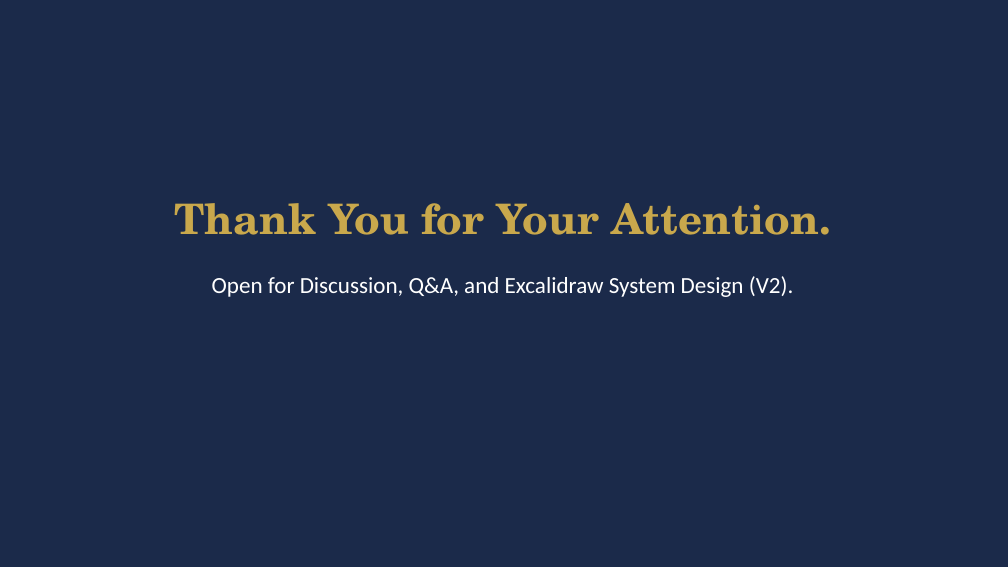
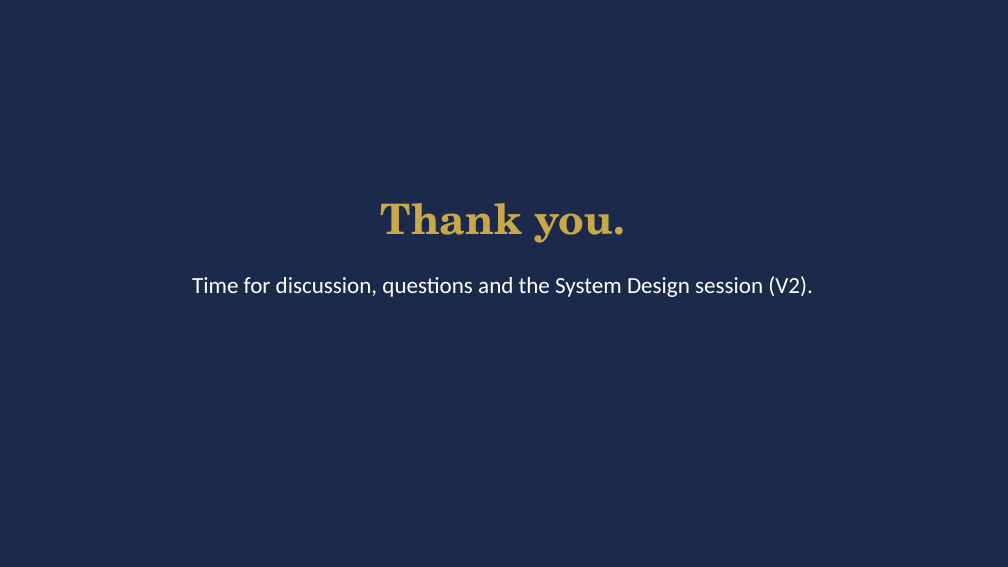
Before and after one commit to kpulka/Elevenlabs_SpaHotel_PoC, a slide deck: slide 14 of presentation/Bukowy_Dwor_Case_Study_EN.pptx. Drawn at 1008x567 pixels with LibreOffice and Linux fonts; fonts in the diff are those of the drawing. Boxes give left, top, right and bottom in pixels: in the first picture for what was removed or moved away, otherwise in the second. Text is boxed around its words. In the diff, an @@ line names an element or a change of style, - is before the commit and + after.

```diff
--- a/presentation/Bukowy_Dwor_Case_Study_EN.pptx
+++ b/presentation/Bukowy_Dwor_Case_Study_EN.pptx
@@ text at [192,203,813,297]: text changed @@
-Thank You for Your Attention.
-Open for Discussion, Q&A, and Excalidraw System Design (V2).
+Thank you.
+Time for discussion, questions and the System Design session (V2).
```
Also in this commit, not shown: 8 other slides changed, 5 slides added, 5 slides removed, 3 other files.
